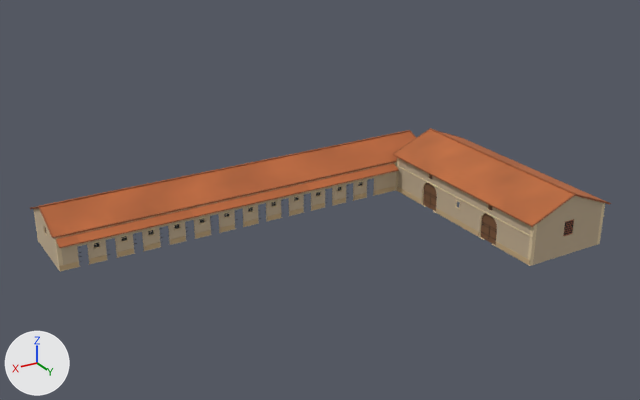
The glTF model games/yorimichi/assets/belmonte/meshes/SM_BM_BE_1_Stables.glb, before and after one commit.
The view is the same before and after, from a 50 mm lens placed at (53.5, 83.5, 49.8), pointed at (0.1, -5.5, 5.3). The lights are fixed; the arrows at lower left show +X, +Y and +Z. The picture after the commit comes second. Vertices at exactly the same position are counted once.

The first picture shows 'SM_BM_BE_1_Stables'.
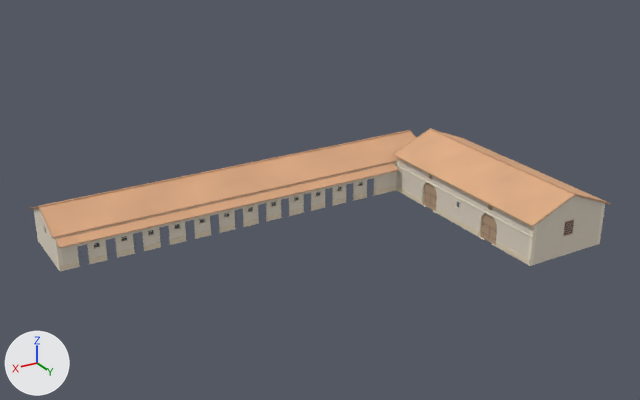
The change, as JSON lines over the scene's bpy script:
```json
{"block": "me_sm_be_1_stables", "where": "me_sm_be_1_stables.from_pydata(...)  # 10464 vertices, 15452 faces; spans x -30.6..31.9, y -24.6..14.4, z -0.3..8.1"}
{"block": "me_sm_be_1_stables", "where": "# used by ob_sm_bm_be_1_stables; location = (0.0, 0.0, 0.0)"}
{"block": "me_sm_be_1_stables", "change": "me_sm_be_1_stables part 1: 12128 faces centred in x -30.1..31.5, y -24.1..14.1, z -0.3..7.3 are repainted in the vertex colours; the middle colour goes from beige #c8b496 to pale yellow #e5dbca"}
{"block": "me_sm_be_1_stables", "change": "me_sm_be_1_stables part 2: 3324 faces centred in x -30.6..31.9, y -24.6..14.4, z -0.3..8.1 are repainted in the vertex colours; the middle colour goes from brown #744f33 to beige #b4977c"}
```

Changed parts and their boxes (x1, y1, x2, y2) in the pictures (640 x 400 px):
```json
{"part": 1, "of": "me_sm_be_1_stables", "change": "recoloured", "before": [34, 158, 605, 272], "after": [34, 158, 605, 272], "on screen": "beige to pale yellow"}
{"part": 2, "of": "me_sm_be_1_stables", "change": "recoloured", "before": [30, 128, 611, 271], "after": [30, 128, 611, 271], "on screen": "brown to beige"}
```
